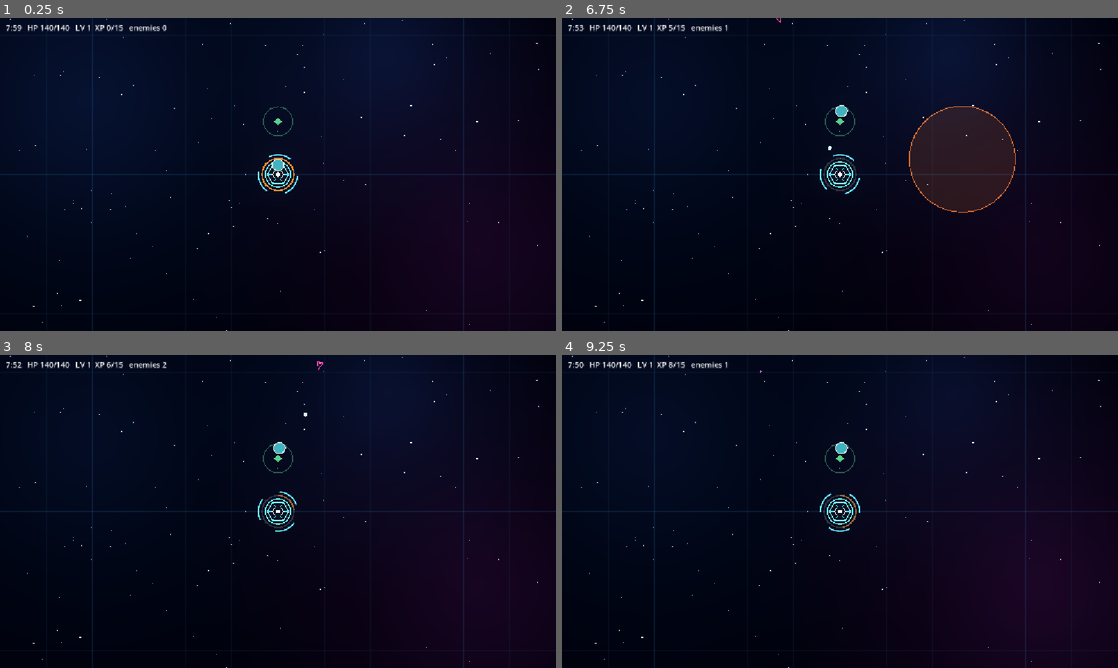
Above: before the commit, frames 1-4 (two rows, left to right).
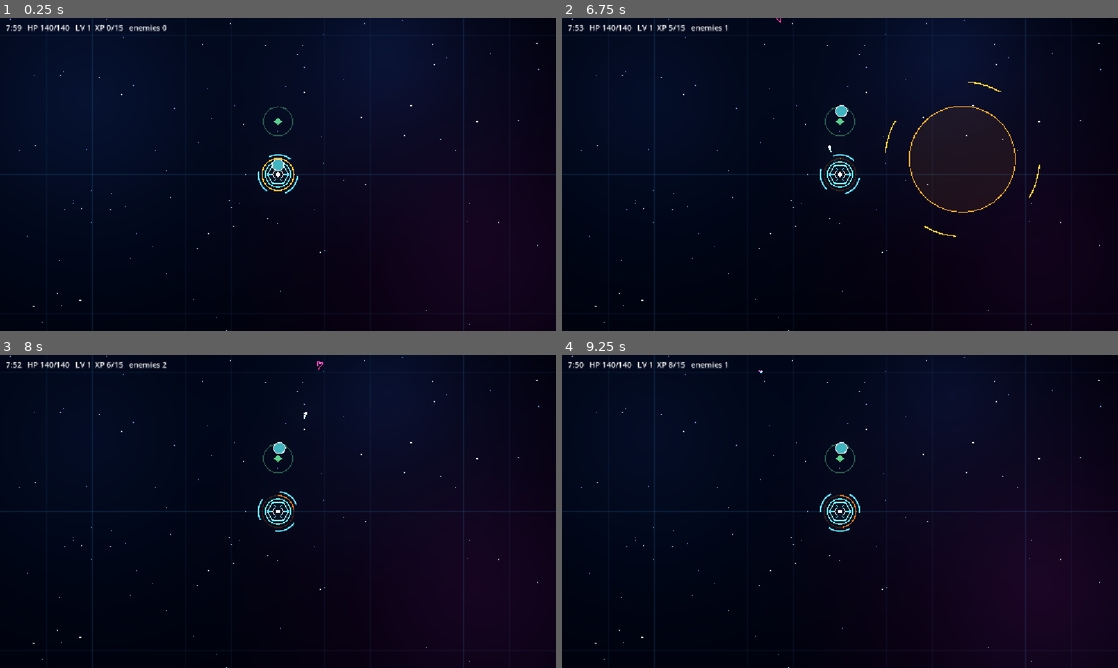
Above: after the commit, the same moments.

Repository: tapiokdev/squadron-concept-game
Game: Godot game, scene res://main.tscn
Same seed, same stepped clock (60 frames per second), same inputs: the game is played once before the commit and once after it.
Inputs (mouse positions are in pixels of both pictures, inside the frame that each line leads up to):
- Up to frame 1 (0.25 s): no input
- Up to frame 2 (6.75 s): tap Enter at 0.5, 5.75 s; move the mouse to (962, 158) at 0.52 s; click (962, 158) at 0.67 s; drag from (728, 190) to (812, 237) at 1.27 s; move the mouse to (895, 105) at 2.02 s; click (895, 105) at 2.17 s; tap Space at 2.75, 6.5 s; drag from (812, 237) to (673, 127) at 2.77 s; move the mouse to (1006, 221) at 3.52 s; click (1006, 221) at 3.67 s; drag from (673, 127) to (756, 96) at 4.27 s; move the mouse to (867, 174) at 5.02 s; click (867, 174) at 5.17 s; drag from (756, 96) to (728, 190) at 5.77 s; move the mouse to (962, 158) at 6.52 s; click (962, 158) at 6.67 s
- Up to frame 3 (8 s): drag from (166, 527) to (222, 373) at 7.27 s
- Up to frame 4 (9.25 s): tap Enter at 8 s; move the mouse to (895, 442) at 8.02 s; click (895, 442) at 8.17 s; drag from (812, 574) to (673, 464) at 8.77 s

The runs differ from the first frame. In frame 1, less than 0.1% of the frame differs, in the area x 47-53%, y 44-56%; in frame 2, 0.4%, in the area x 47-86%, y 20-70%; in frame 3, less than 0.1%; in frame 4, less than 0.1%.

Commit message:
Rework weapon and skill VFX
Phase 6 chunk 5.

Bolts were dots, which showed neither direction nor speed; they are now
streaks oriented on spawn (they fly straight, so one rotation write does
it) with a white-hot head. The mothership gets a muzzle flash on its hull
edge so it visibly does the shooting, and hits kick sparks back along the
bolt's path instead of the bolt just vanishing.

Pulse now throws a travelling shockwave through the FX layer and keeps
only a residual wash of light inside it. A ring appearing at full size
read as a UI overlay rather than a discharge. The hard edge of the wash
is deliberate — that circle is the damage radius.

Meteor becomes an orbital strike: a reticle whose brackets close and
rotate as the round falls in from off-screen, then an FX-layer impact.
The telegraph is not just flavour, it is the window where the player
judges their aim, so the marked disc is drawn at the true blast radius.
The aftershock reuses the reticle but skips the streak, since it is a
ground echo and nothing new is falling.

The recharge ring now breathes while charged, which means this node
redraws every frame — so the earlier fix for it lingering over the wreck
is no longer needed and comes out.

Co-Authored-By: Claude Opus 5 <noreply@anthropic.com>

Diff:
--- a/scripts/projectile.gd
+++ b/scripts/projectile.gd
@@ -32,6 +32,9 @@
 func configure(spawn_pos: Vector2, direction: Vector2, speed: float, new_damage: float, new_max_range: float, pierce: int = 0) -> void:
 	global_position = spawn_pos
 	velocity = direction.normalized() * speed
+	# Bolts fly straight, so orienting once on spawn is enough and the
+	# streak never has to be redrawn.
+	rotation = velocity.angle()
 	damage = new_damage
 	_life_left = new_max_range / speed
 	_hits_left = 1 + pierce
@@ -57,6 +60,10 @@
 		return
 	if area is Enemy:
 		area.take_damage(damage)
+		# Sparks kick back along the bolt's path, so a hit reads as an
+		# impact rather than the bolt simply vanishing.
+		FxLayer.burst(global_position, Palette.BOLT, 4, 90.0, 0.22,
+			velocity.angle() + PI, PI * 0.7)
 		_hits_left -= 1
 		if _hits_left <= 0:
 			_despawn()
@@ -67,5 +74,8 @@
 	deactivate()
 	despawned.emit(self)
 
+## A streak along +X (the node is rotated to the heading on spawn), with
+## a white-hot head — a dot gives no sense of direction or speed.
 func _draw() -> void:
-	draw_circle(Vector2.ZERO, 4.0, Color(0.85, 0.95, 1.0))
+	draw_line(Vector2(-9.0, 0.0), Vector2(3.0, 0.0), Palette.neon(Palette.BOLT, 1.5), 3.0)
+	draw_circle(Vector2(3.0, 0.0), 3.0, Palette.hot(Palette.BOLT, 2.4))
--- a/scripts/skills/meteor_skill.gd
+++ b/scripts/skills/meteor_skill.gd
@@ -1,9 +1,14 @@
 class_name MeteorSkill
 extends Node2D
 
-## LMB active skill: cursor-aimed AoE meteor on a long cooldown, the
-## core moment-to-moment decision. Tuning intent from the brief: one
-## cast clears a single swarmer cluster OR dents one brute/elite.
+## LMB active skill: cursor-aimed AoE strike on a long cooldown, the core
+## moment-to-moment decision. Tuning intent from the brief: one cast
+## clears a single swarmer cluster OR dents one brute/elite.
+##
+## Presented as an orbital strike — a reticle locks onto the marked
+## ground while the round falls in from off-screen. The telegraph is not
+## just flavour: it is the window in which the player reads whether the
+## cast was well aimed, so the marked radius is drawn exactly.
 
 @export var damage := 60.0
 @export var radius := 110.0
@@ -13,26 +18,30 @@
 ## Behaviour upgrade: the impact echoes once (50% damage, 70% radius).
 @export var aftershock := false
 
-const EXPLOSION_TIME := 0.3
 const AFTERSHOCK_DELAY := 0.5
+## Direction of travel for the incoming round, and how far out it starts.
+const ENTRY_DIR := Vector2(0.32, 1.0)
+const ENTRY_DISTANCE := 900.0
+const STREAK_TAIL := 210.0
+const RETICLE_ARCS := 4
 
 var _enemies: EnemyPool
 var _tower: Tower
 var _cd := 0.0
 var _pending_pos := Vector2.ZERO
 var _impact_in := -1.0
+var _impact_total := 1.0
 var _impact_radius := 0.0
 var _aftershock_next := false
-var _explosion_pos := Vector2.ZERO
-var _explosion_radius := 0.0
-var _explosion_left := 0.0
+## Only the first strike has a round falling in; the echo is a ground
+## shock, so it gets the reticle but no streak.
+var _incoming := false
+var _ready_pulse := 0.0
+var _entry := ENTRY_DIR.normalized()
 
 func setup(enemies: EnemyPool, tower: Tower) -> void:
 	_enemies = enemies
 	_tower = tower
-	# Idle-and-ready queues no redraws, so without this the recharge ring
-	# would still be sitting on the canvas after the mothership blows up.
-	_tower.died.connect(queue_redraw)
 
 func is_ready() -> bool:
 	return _cd <= 0.0 and _impact_in < 0.0
@@ -53,26 +62,23 @@
 	_cd = cooldown
 	_pending_pos = pos
 	_impact_in = impact_delay
+	_impact_total = impact_delay
 	_impact_radius = radius
 	_aftershock_next = false
-	queue_redraw()
+	_incoming = true
 	return true
 
 func _process(delta: float) -> void:
-	var dirty := false
 	if _cd > 0.0:
 		_cd = maxf(_cd - delta, 0.0)
-		dirty = true
 	if _impact_in >= 0.0:
 		_impact_in -= delta
 		if _impact_in < 0.0:
 			_impact()
-		dirty = true
-	if _explosion_left > 0.0:
-		_explosion_left = maxf(_explosion_left - delta, 0.0)
-		dirty = true
-	if dirty:
-		queue_redraw()
+	_ready_pulse += delta * 3.2
+	# The recharge ring breathes while charged, so this node is never
+	# idle for long enough to be worth gating the redraw.
+	queue_redraw()
 
 func _impact() -> void:
 	var mult := 0.5 if _aftershock_next else 1.0
@@ -80,27 +86,49 @@
 	for enemy in _enemies.live.duplicate():
 		if _pending_pos.distance_to(enemy.global_position) <= _impact_radius + enemy.def.radius:
 			enemy.take_damage(damage * mult)
-	_explosion_pos = _pending_pos
-	_explosion_radius = _impact_radius
-	_explosion_left = EXPLOSION_TIME
+	FxLayer.flash(_pending_pos, Palette.METEOR, _impact_radius * 0.7, 0.18 + 0.2 * mult)
+	FxLayer.ring(_pending_pos, Palette.METEOR, _impact_radius * 0.25, _impact_radius * 1.3, 0.4, 5.0)
+	FxLayer.burst(_pending_pos, Palette.METEOR, roundi(24.0 * mult) + 8,
+		_impact_radius * 4.0, 0.6)
+	GameCamera.shake(0.12 + 0.62 * mult)
 	if aftershock and not _aftershock_next:
 		_aftershock_next = true
+		_incoming = false
 		_impact_radius = radius * 0.7
 		_impact_in = AFTERSHOCK_DELAY
+		_impact_total = AFTERSHOCK_DELAY
 
 func _draw() -> void:
-	_draw_cooldown_ring()
+	_draw_recharge_ring()
 	if _impact_in >= 0.0:
-		draw_arc(_pending_pos, _impact_radius, 0.0, TAU, 48, Color(1.0, 0.5, 0.2, 0.8), 2.0)
-		draw_circle(_pending_pos, _impact_radius, Color(1.0, 0.5, 0.2, 0.12))
-	if _explosion_left > 0.0:
-		var alpha := _explosion_left / EXPLOSION_TIME
-		draw_circle(_explosion_pos, _explosion_radius, Color(1.0, 0.6, 0.15, alpha * 0.6))
-		draw_circle(_explosion_pos, _explosion_radius * 0.55, Color(1.0, 0.9, 0.5, alpha * 0.8))
+		_draw_telegraph()
+
+func _draw_telegraph() -> void:
+	var progress := 1.0 - clampf(_impact_in / maxf(_impact_total, 0.0001), 0.0, 1.0)
+	# The marked disc is drawn at the true blast radius — this is the
+	# player's only chance to judge the aim.
+	draw_circle(_pending_pos, _impact_radius, Palette.fade(Palette.METEOR, 0.07))
+	draw_arc(_pending_pos, _impact_radius, 0.0, TAU, 48, Palette.neon(Palette.METEOR, 1.25), 2.0)
+	# Brackets close in and rotate as the round comes down, which reads as
+	# a lock tightening rather than a static circle.
+	var lock := _impact_radius * (1.55 - 0.5 * progress)
+	var spin := progress * PI * 0.5
+	for i in RETICLE_ARCS:
+		var mid := spin + TAU * float(i) / float(RETICLE_ARCS)
+		draw_arc(_pending_pos, lock, mid - 0.22, mid + 0.22, 8,
+			Palette.hot(Palette.METEOR, 1.5), 2.5)
+	if _incoming:
+		_draw_incoming(progress)
+
+func _draw_incoming(progress: float) -> void:
+	var head := _pending_pos - _entry * (ENTRY_DISTANCE * (1.0 - progress))
+	draw_line(head - _entry * STREAK_TAIL, head, Palette.fade(Palette.METEOR, 0.30), 2.0)
+	draw_line(head - _entry * (STREAK_TAIL * 0.3), head, Palette.hot(Palette.METEOR, 1.8), 4.0)
+	draw_circle(head, 6.0, Palette.hot(Palette.METEOR, 2.6))
 
 ## The brief requires an always-visible cooldown indicator: a recharge
-## ring around the tower that fills clockwise and lights up when ready.
-func _draw_cooldown_ring() -> void:
+## ring around the tower that fills clockwise and breathes once charged.
+func _draw_recharge_ring() -> void:
 	# Nothing left to recharge once the mothership is a wreck.
 	if _tower == null or not _tower.alive:
 		return
@@ -108,10 +136,12 @@
 	# integrity ring inside and the shield arcs outside.
 	var ring_radius := _tower.radius + 11.0
 	if is_ready():
-		draw_arc(_tower.position, ring_radius, 0.0, TAU, 40, Color(1.0, 0.6, 0.2, 0.9), 3.0)
+		var beat := 0.5 + 0.5 * sin(_ready_pulse)
+		draw_arc(_tower.position, ring_radius, 0.0, TAU, 40,
+			Palette.neon(Palette.METEOR, 1.1 + 0.35 * beat), 2.5)
 		return
-	draw_arc(_tower.position, ring_radius, 0.0, TAU, 40, Color(1.0, 1.0, 1.0, 0.15), 3.0)
+	draw_arc(_tower.position, ring_radius, 0.0, TAU, 40, Palette.fade(Palette.METEOR, 0.15), 2.5)
 	var fraction := cooldown_fraction()
 	if fraction > 0.0:
 		draw_arc(_tower.position, ring_radius, -PI / 2.0, -PI / 2.0 + TAU * fraction, 40,
-			Color(1.0, 0.6, 0.2, 0.5), 3.0)
+			Palette.fade(Palette.neon(Palette.METEOR, 1.0), 0.75), 2.5)
--- a/scripts/weapons/bolt_weapon.gd
+++ b/scripts/weapons/bolt_weapon.gd
@@ -35,6 +35,11 @@
 		return
 	_cd = cooldown
 	var base_dir := (target.global_position - _tower.position).normalized()
+	# Muzzle flash on the hull edge, so the mothership visibly does the
+	# shooting instead of bolts appearing out of its middle.
+	var muzzle := _tower.position + base_dir * _tower.radius
+	FxLayer.flash(muzzle, Palette.BOLT, 11.0, 0.1)
+	FxLayer.burst(muzzle, Palette.BOLT, 3, 110.0, 0.16, base_dir.angle(), 0.9)
 	for i in spread_count:
 		var offset := deg_to_rad(spread_step_deg) * (float(i) - (spread_count - 1) * 0.5)
 		_projectiles.try_spawn(
--- a/scripts/weapons/pulse_weapon.gd
+++ b/scripts/weapons/pulse_weapon.gd
@@ -39,11 +39,17 @@
 	if hit_any:
 		_cd = cooldown
 		_flash = FLASH_TIME
+		# The wave travelling outward is what sells this as a discharge;
+		# a ring that simply appears at full size reads as a UI overlay.
+		FxLayer.ring(_tower.position, Palette.PULSE, radius * 0.2, radius, FLASH_TIME, 4.0)
+		FxLayer.flash(_tower.position, Palette.PULSE, radius * 0.35, 0.16)
+		GameCamera.shake(0.14)
 		queue_redraw()
 
+## The expanding wave is an FX-layer ring; this is just the residual wash
+## of light inside it while the capacitor dumps.
 func _draw() -> void:
 	if _flash <= 0.0:
 		return
 	var alpha := _flash / FLASH_TIME
-	draw_arc(Vector2.ZERO, radius, 0.0, TAU, 48, Color(0.5, 0.8, 1.0, alpha), 3.0)
-	draw_circle(Vector2.ZERO, radius, Color(0.5, 0.8, 1.0, alpha * 0.15))
+	draw_circle(Vector2.ZERO, radius, Palette.fade(Palette.PULSE, alpha * 0.12))
